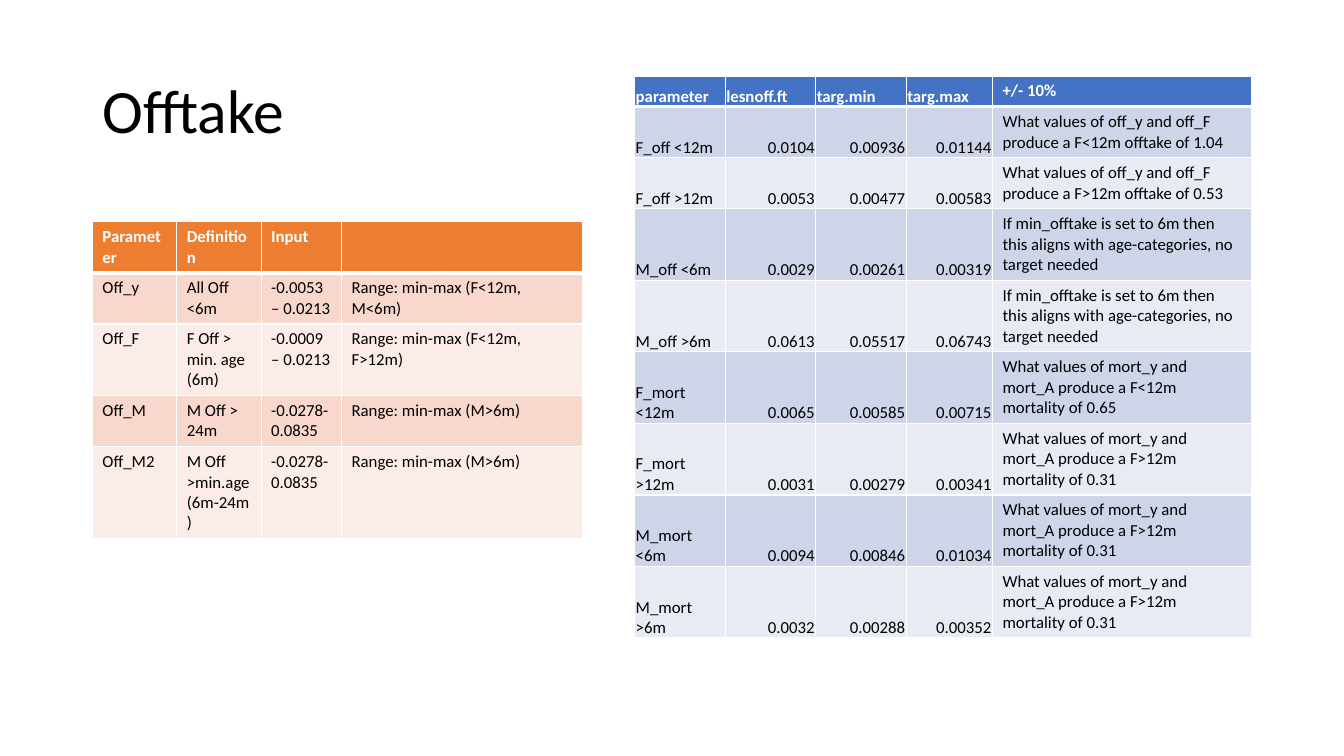
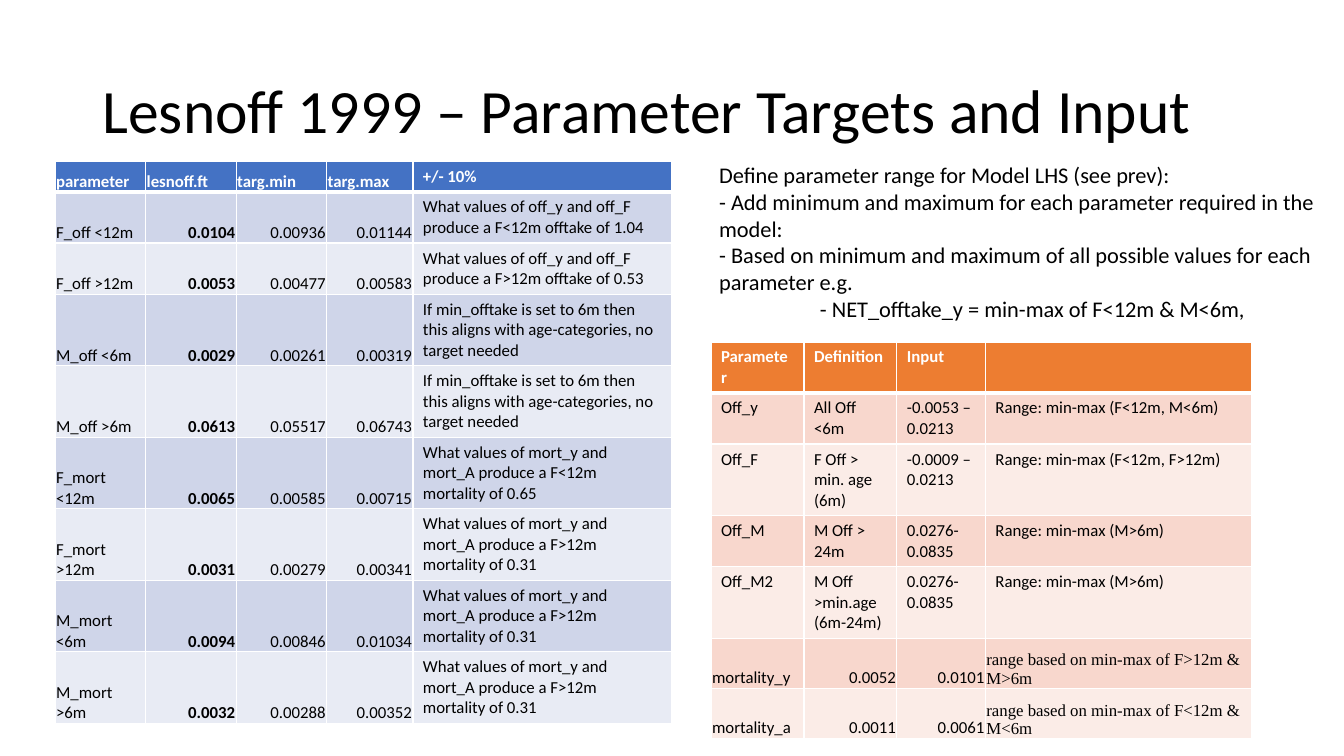
Before and after one commit to BethSavagar/demographic_model_1, a slide deck: slide 19 of presentations/profile-validation/lesnoff.pptx (slide 18 before the commit). Drawn at 1344x756 pixels with LibreOffice and Linux fonts; fonts in the diff are those of the drawing. Boxes give left, top, right and bottom in pixels: in the first picture for what was removed or moved away, otherwise in the second. Text is boxed around its words. In the diff, an @@ line names an element or a change of style, - is before the commit and + after.

Commit message:
tidying lesnoff data validation

```diff
--- a/presentations/profile-validation/lesnoff.pptx
+++ b/presentations/profile-validation/lesnoff.pptx
@@ title at (102,90,1190,144): text changed @@
-Offtake
+Lesnoff 1999 – Parameter Targets and Input
@@ table at (55,161,674,722) @@
@@ bold on in "0.0104", "0.0053", "0.0029", "0.0613" and 4 more places @@
@@ table: place and size @@
-table at (635,76,1253,637)
+table at (55,161,674,722)
@@ text added at (719,167,1313,321), 16 pt, text #000000 @@
+Define parameter range for Model LHS (see prev):
+- Add minimum and maximum for each parameter required in the model:
+- Based on minimum and maximum of all possible values for each parameter e.g.
+- NET_offtake_y = min-max of F<12m & M<6m,
@@ table at (711,342,1251,740) @@
-row 4: Off_M | M Off > 24m | -0.0278-0.0835 | Range: min-max (M>6m)
-row 5: Off_M2 | M Off >min.age (6m-24m) | -0.0278-0.0835 | Range: min-max (M>6m)
+row 4: Off_M | M Off > 24m | 0.0276-0.0835 | Range: min-max (M>6m)
+row 5: Off_M2 | M Off >min.age (6m-24m) | 0.0276-0.0835 | Range: min-max (M>6m)
+row 6: mortality_y | 0.0052 | 0.0101 | range based on min-max of F>12m & M>6m
+row 7: mortality_a | 0.0011 | 0.0061 | range based on min-max of F<12m & M<6m
@@ table: place and size @@
-table at (93,222,585,534)
+table at (711,342,1251,740)
```
Also in this commit, not shown: 11 other slides changed, 3 slides added, 4 other files.
